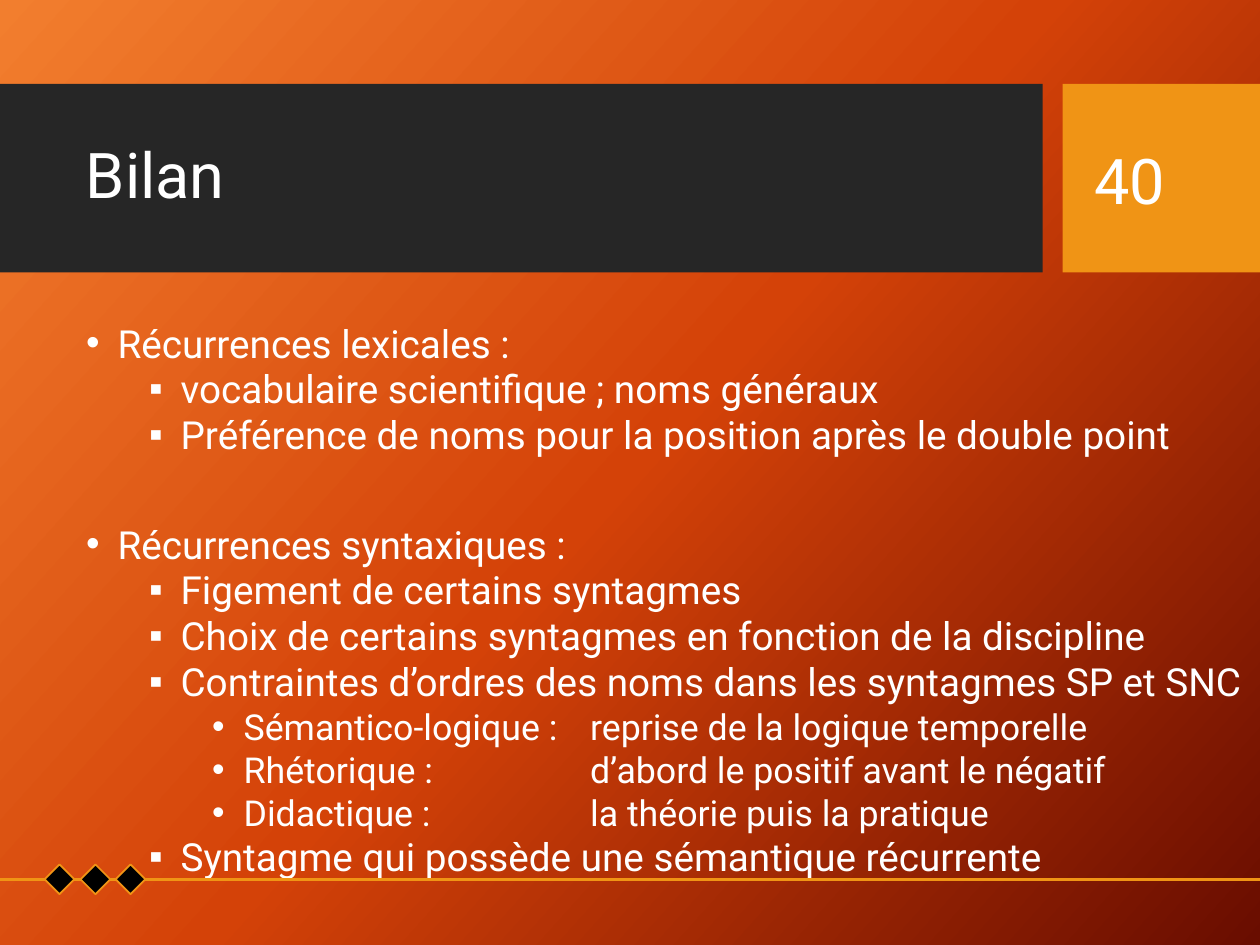
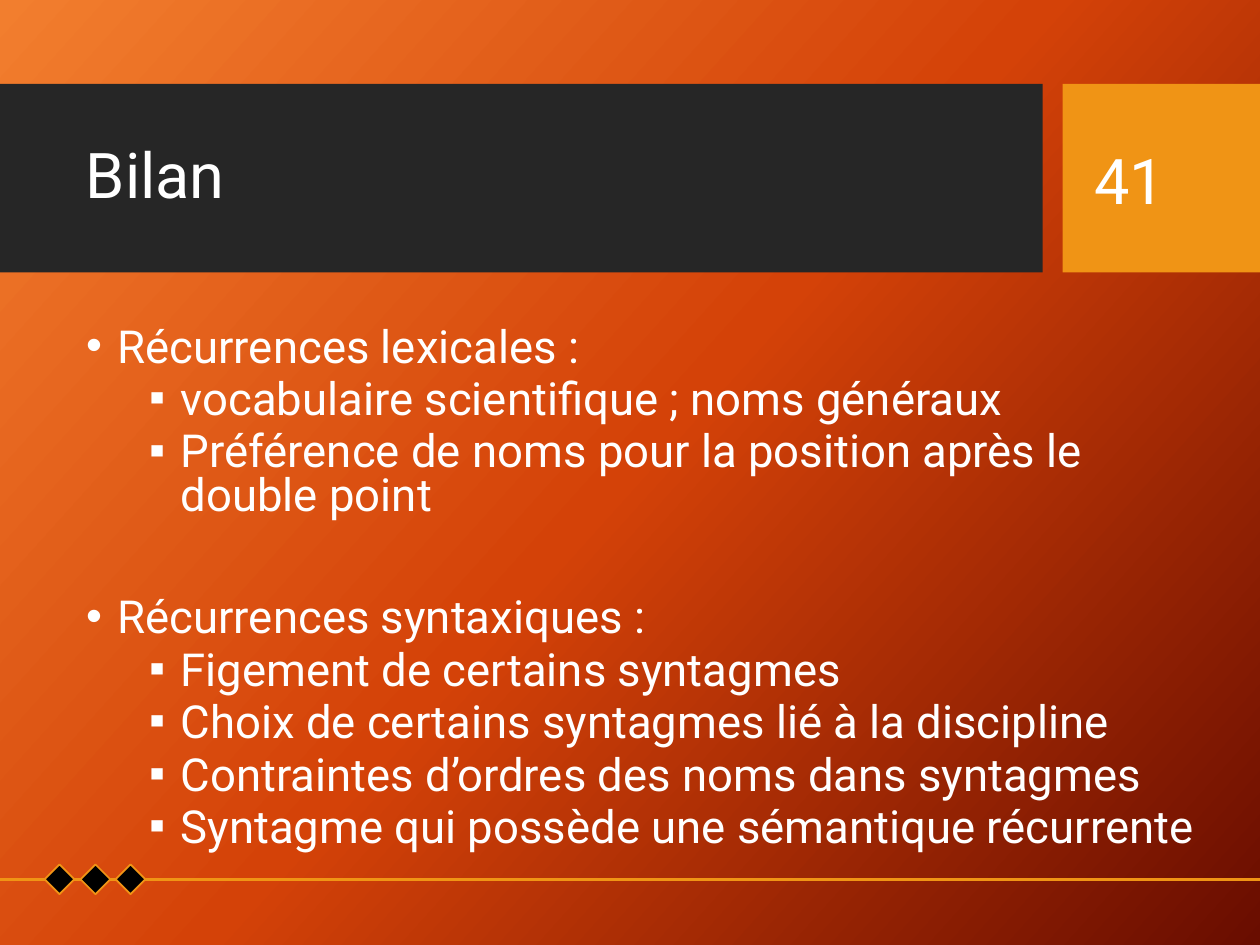
Before and after one commit to Xitog/tal, a slide deck: slide 41 of dossiers/Final - Présentation Projet de recherche.pptx (slide 40 before the commit). Drawn at 1260x945 pixels with LibreOffice and Linux fonts; fonts in the diff are those of the drawing; background and template pictures are left out. Boxes give left, top, right and bottom in pixels: in the first picture for what was removed or moved away, otherwise in the second. Text is boxed around its words. In the diff, an @@ line names an element or a change of style, - is before the commit and + after.

```diff
--- a/dossiers/Final - Présentation Projet de recherche.pptx
+++ b/dossiers/Final - Présentation Projet de recherche.pptx
@@ page number at box(1094, 159, 1165, 204): text changed @@
-40
+41
@@ text at box(118, 329, 1194, 853): size 22.1 to 26 pt in "Récurrences lexicales :", "vocabulaire scientifique ; noms généraux", "Préférence de noms pour la position après ...", "Récurrences syntaxiques :" and 2 more places @@
@@ text at box(181, 704, 1141, 801): text changed; size 20.4 to 26 pt @@
-  ▪ Choix de certains syntagmes en fonction de la discipline
-  ▪ Contraintes d’ordres des noms dans les syntagmes SP et SNC
-    • Sémantico-logique : reprise de la logique temporelle
-    • Rhétorique : d’abord le positif avant le négatif
-    • Didactique : la théorie puis la pratique
+  ▪ Choix de certains syntagmes lié à la discipline
+  ▪ Contraintes d’ordres des noms dans syntagmes
```
Also in this commit, not shown: 2 other slides changed, 3 slides added, 2 other files.
